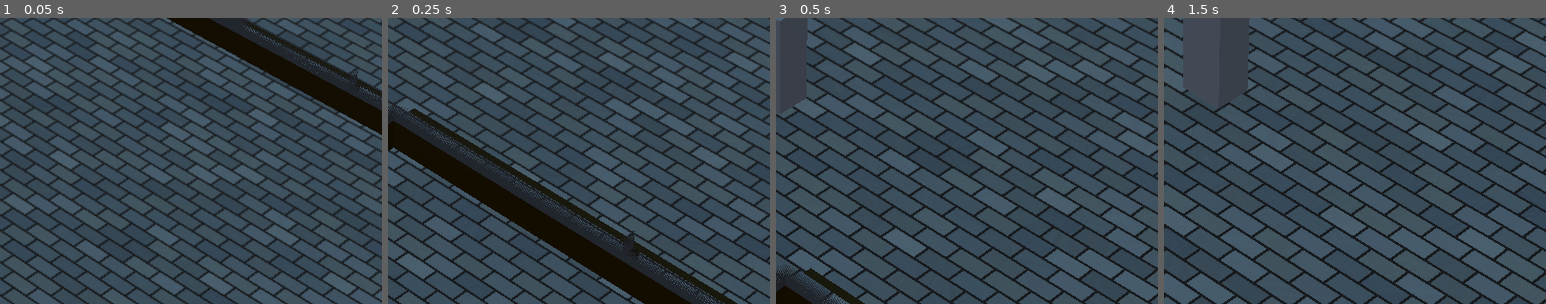
Above: before the commit, frames 1-4 (left to right).
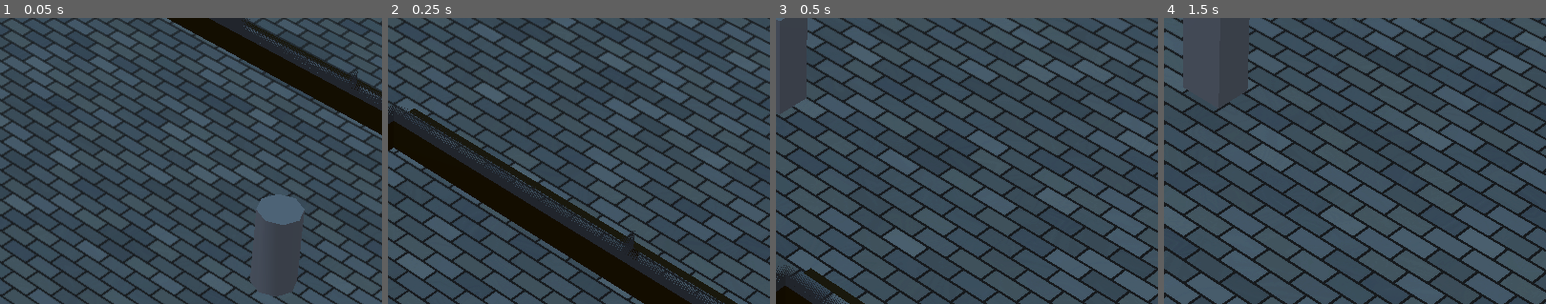
Above: after the commit, the same moments.

Repository: Naronco/ScoreJam2022
Game: Godot game, scene res://GameWorld.tscn
Two runs of this game, one before a commit and one after it. Both use one fixed random seed, a clock stepped at 60 frames per second and the inputs below.
Inputs:
- Up to frame 1 (0.05 s): no input
- Up to frame 2 (0.25 s): no input
- Up to frame 3 (0.5 s): no input
- Up to frame 4 (1.5 s): hold D (right) 0.53-1.28 s; tap E (interact) at 0.6, 1.25, 1.35 s; tap Space (jump) at 0.77 s; hold S (backward) from 1.28 s (still down)
The pictures show only the part of the screen within x 50-100%, y 50-100%; the shares and areas given below are measured in that part.

The runs differ from the first frame. In frame 1, 1.8% of the frame differs, in the area x 65-80%, y 61-98%; in frame 2, nothing differs; in frame 3, nothing differs; in frame 4, nothing differs.
Error in both runs: Invalid call. Nonexistent function 'interact' in base 'Area3D'. (res://Player.gd:85)

Commit message:
add mob

Diff:
--- a/GameWorld.tscn
+++ b/GameWorld.tscn
@@ -12,6 +12,7 @@
 [ext_resource type="Script" path="res://InteractLabel.gd" id="10"]
 [ext_resource type="Environment" uid="uid://eklt5i3g1r3s" path="res://default_env.tres" id="12_ixt3a"]
 [ext_resource type="MeshLibrary" uid="uid://cjrdo7u2jyufq" path="res://Waende.tres" id="12_vohnb"]
+[ext_resource type="Script" path="res://Mob.gd" id="13_n1egs"]
 
 [sub_resource type="BoxShape3D" id="6"]
 size = Vector3(1.17229, 2.23182, 1.88334)
@@ -30,6 +31,9 @@
 
 [sub_resource type="SphereShape3D" id="3"]
 radius = 1.633
+
+[sub_resource type="NavigationMesh" id="NavigationMesh_osh2p"]
+sample_partition_type = 2
 
 [node name="Node3D" type="Node3D"]
 
@@ -279,5 +283,19 @@
 use_collision = true
 size = Vector3(3, 1, 3)
 
+[node name="Mob" type="Node3D" parent="."]
+transform = Transform3D(1, 0, 0, 0, 1, 0, 0, 0, 1, 5.77421, 0, 0)
+script = ExtResource("13_n1egs")
+playerPath = NodePath("../Player")
+
+[node name="CSGCylinder3D" type="CSGCylinder3D" parent="Mob"]
+transform = Transform3D(1, 0, 0, 0, 1, 0, 0, 0, 1, 0, 0.7, 0)
+radius = 0.354
+height = 1.4
+
+[node name="NavigationRegion3D" type="NavigationRegion3D" parent="."]
+transform = Transform3D(1, 0, 0, 0, 1, 0, 0, 0, 1, 0, 0, -22.6215)
+navmesh = SubResource("NavigationMesh_osh2p")
+
 [connection signal="area_entered" from="Player/InteractArea" to="Player" method="_on_InteractArea_area_entered"]
 [connection signal="area_exited" from="Player/InteractArea" to="Player" method="_on_InteractArea_area_exited"]
Not shown: 1 places in GameWorld.tscn that only renumber resources
